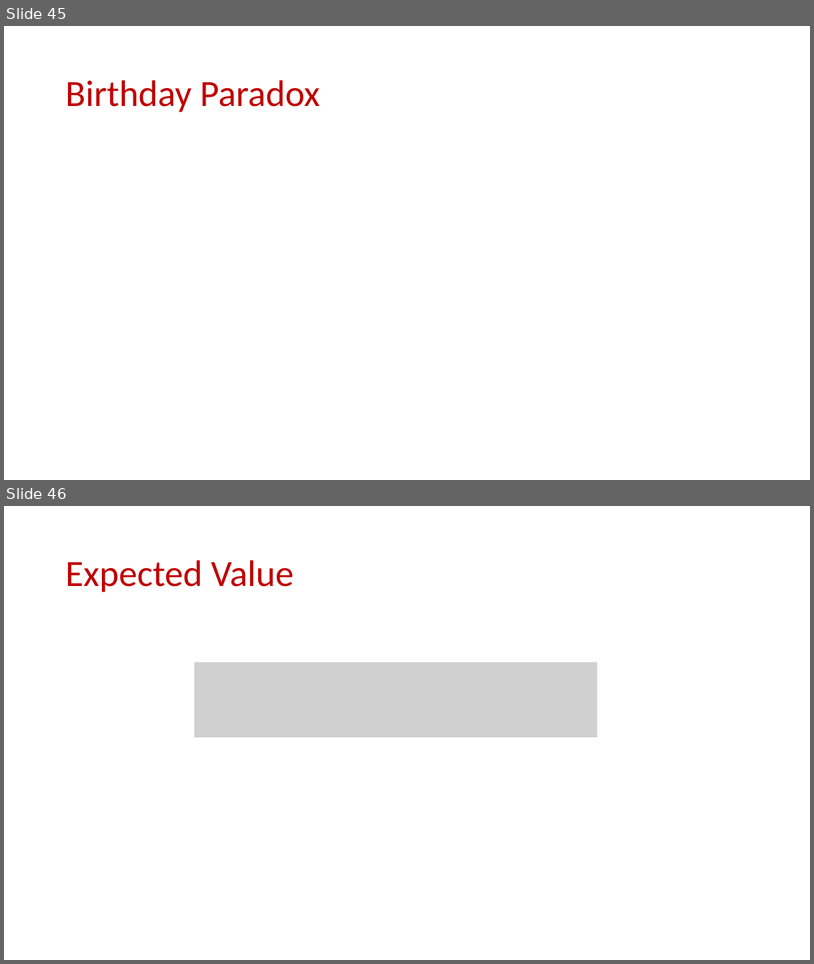
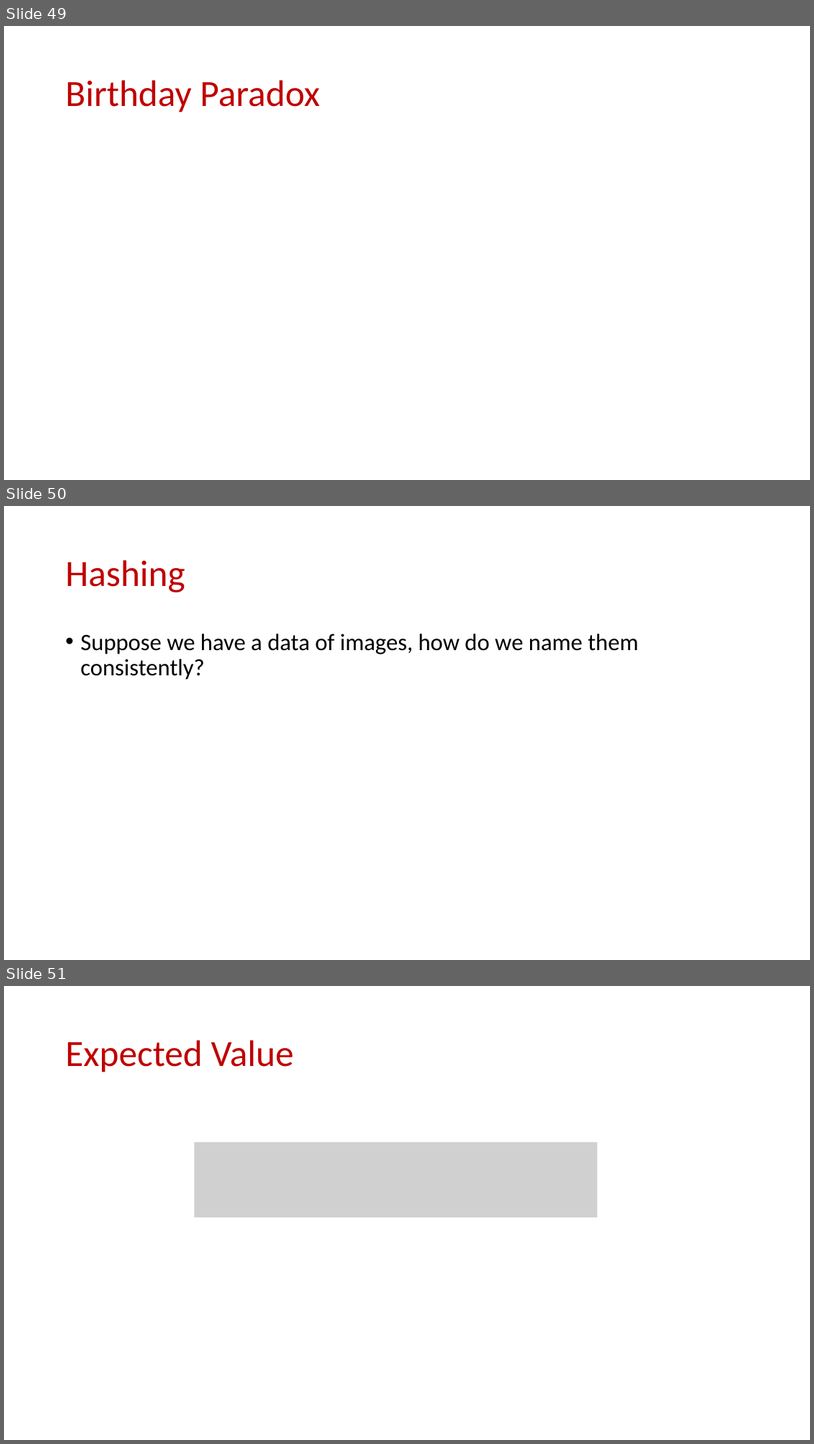
Before and after one commit to samsonzhou/samsonzhou.github.io, a slide deck: CSCE689-23/Week 1.pptx. Shown one above the other, each under a label of ours: slides 45 and 46 before the commit, slides 49, 50 and 51 after it. The pictures are 814x964 and 814x1444 pixels, drawn with LibreOffice and Linux fonts; fonts in the diff are those of the drawing; grey boxes stand for pictures. Boxes give left, top, right and bottom in pixels: in the first picture for what was removed or moved away, otherwise in the second. Text is boxed around its words. In the diff, an @@ line names an element or a change of style, - is before the commit and + after.

```diff
--- a/CSCE689-23/Week 1.pptx
+++ b/CSCE689-23/Week 1.pptx
@@ slide 50 added at box(4, 506, 810, 960), background #FFFFFF @@
@@ title added at box(65, 560, 185, 592), 44 pt, text #C00000 @@
+Hashing
@@ text added at box(80, 633, 638, 680), 28 pt, text #000000 @@
+• Suppose we have a data of images, how do we name them consistently?
@@ what was slide 45 is now slide 49 @@
@@ what was slide 46 is now slide 51 @@
```
Also in this commit, not shown: 1 slide changed, 12 other slides added, 8 slides removed, 1 other file.
